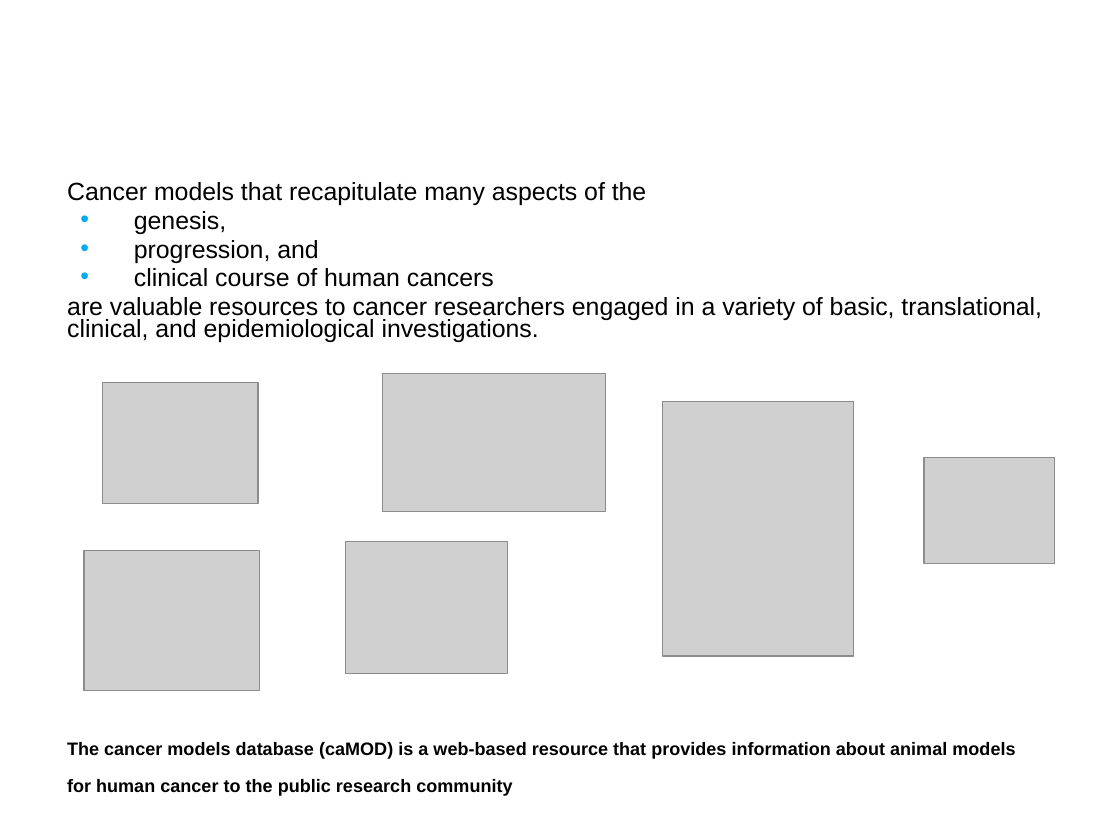
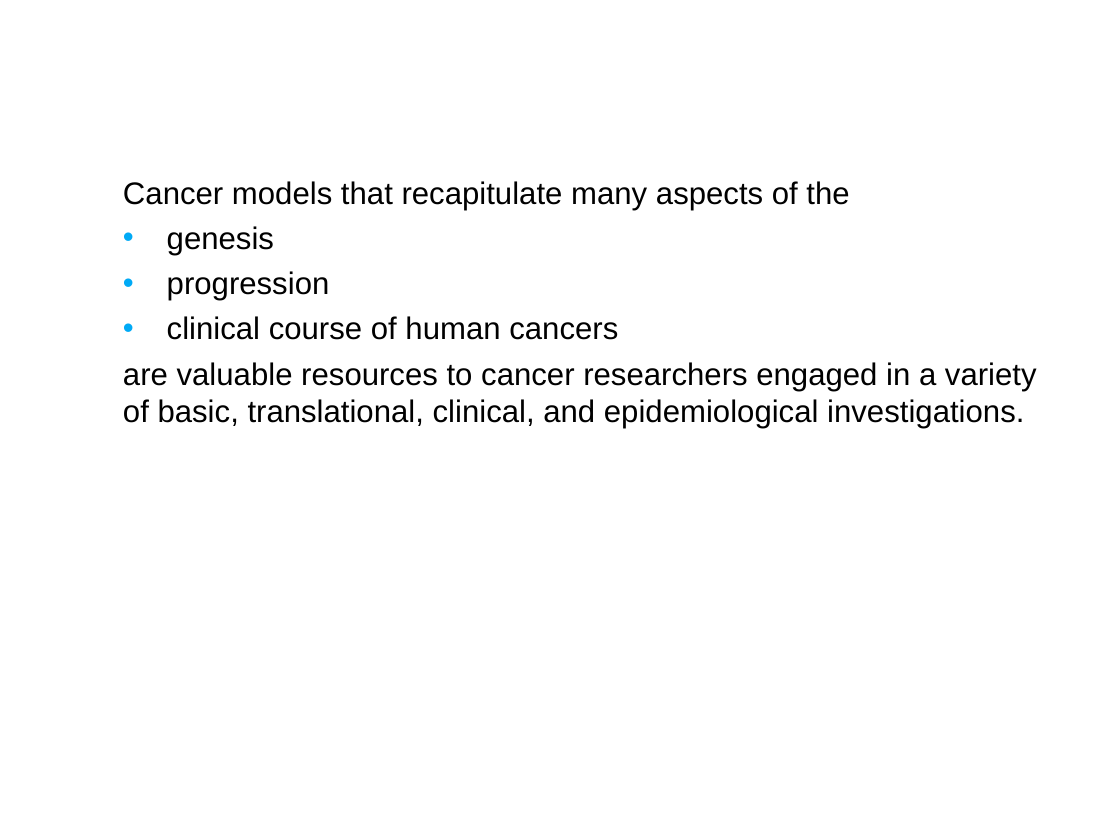
Before and after one commit to NCIP/camod-docs, a slide deck: slide 3 of CABIG compliance/caMOD 2.5 VCDE Submission/caMOD_Interoperability_Review_2009.ppt. Drawn at 1120x840 pixels with LibreOffice and Linux fonts; fonts in the diff are those of the drawing; grey boxes stand for pictures; background and template pictures are left out. Boxes give left, top, right and bottom in pixels: in the first picture for what was removed or moved away, otherwise in the second. Text is boxed around its words. In the diff, an @@ line names an element or a change of style, - is before the commit and + after.

```diff
--- a/CABIG compliance/caMOD 2.5 VCDE Submission/caMOD_Interoperability_Review_2009.ppt
+++ b/CABIG compliance/caMOD 2.5 VCDE Submission/caMOD_Interoperability_Review_2009.ppt
@@ text "Cancer models that recapitulate many ...": place and size @@
-text "Cancer models that recapitulate many ..." at bbox=[67, 182, 1042, 342]
+text "Cancer models that recapitulate many ..." at bbox=[123, 181, 1037, 428]
@@ text at bbox=[123, 181, 1037, 428]: size 16 to 20 pt; line spacing 0.75 to 1; more space between paragraphs @@
@@ text at bbox=[167, 226, 330, 301]: text changed; size 16 to 20 pt @@
-• genesis,
-• progression, and
+• genesis
+• progression
@@ picture removed at bbox=[103, 383, 259, 504] @@
@@ picture removed at bbox=[383, 373, 606, 511] @@
@@ picture removed at bbox=[663, 401, 855, 655] @@
@@ picture removed at bbox=[924, 457, 1055, 562] @@
@@ picture removed at bbox=[84, 551, 259, 691] @@
@@ picture removed at bbox=[345, 541, 507, 673] @@
@@ text removed at bbox=[67, 742, 1015, 796] @@
-  The cancer models database (caMOD) is a web-based resource that provides information about animal models for human cancer to the public research community
```
Also in this commit, not shown: 5 other slides changed, 6 slides added, 6 slides removed.
